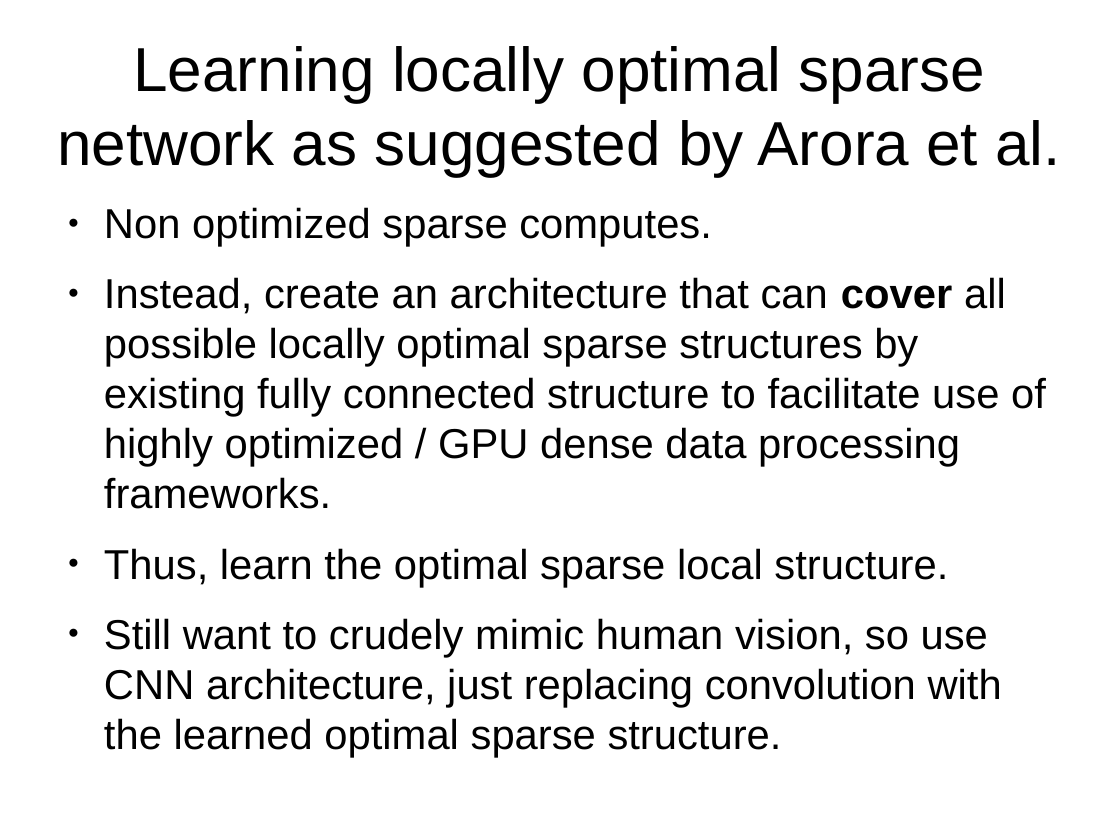
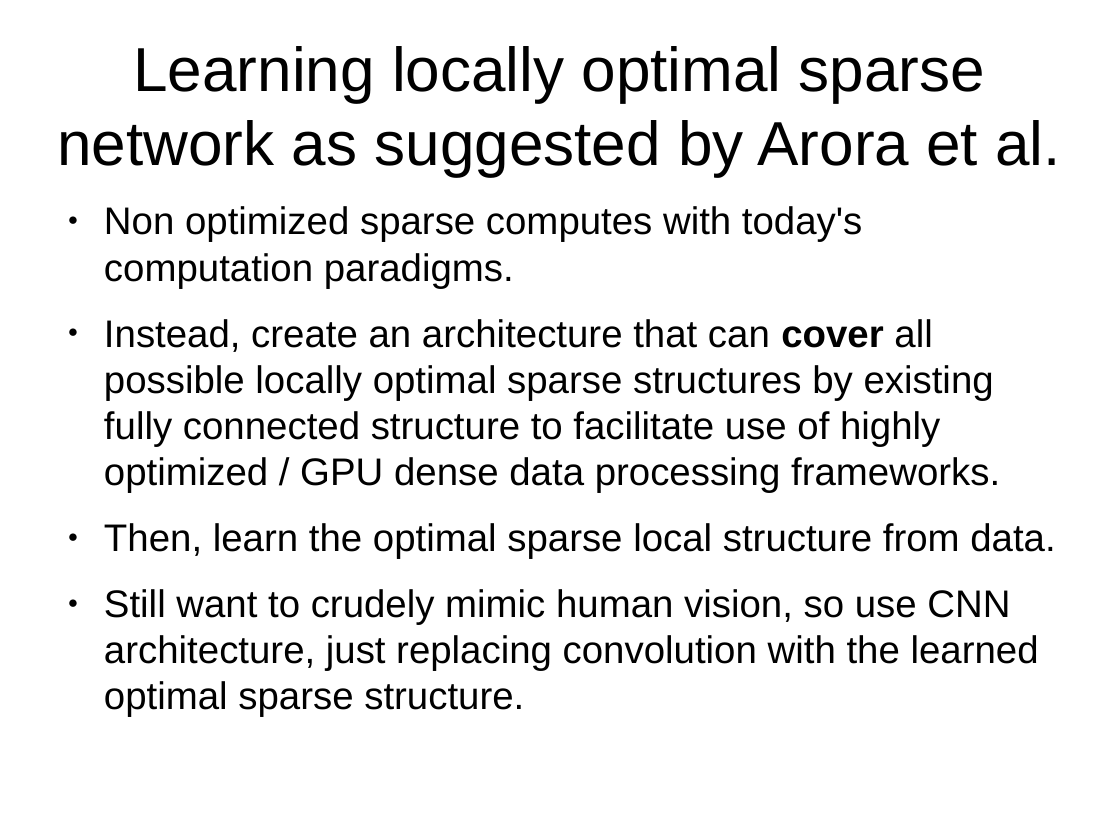
Before and after one commit to indivisibleatom/lectureNotes, a slide deck: slide 11 of sources/Szegedy_Going_Deeper.odp (slide 12 before the commit). Drawn at 1120x840 pixels with LibreOffice and Linux fonts; fonts in the diff are those of the drawing. Boxes give left, top, right and bottom in pixels: in the first picture for what was removed or moved away, otherwise in the second. Text is boxed around its words. In the diff, an @@ line names an element or a change of style, - is before the commit and + after.

```diff
--- a/sources/Szegedy_Going_Deeper.odp
+++ b/sources/Szegedy_Going_Deeper.odp
@@ text at (104,206,862,288): text changed; size 29.6 to 27.2 pt @@
-● Non optimized sparse computes.
+● Non optimized sparse computes with today's computation paradigms.
@@ text at (104,319,1039,671): size 29.6 to 27.2 pt in "Instead, create an architecture that can cover ...", "Still want to crudely mimic human vision, ..." @@
@@ text at (104,523,1055,559): text changed; size 29.6 to 27.2 pt @@
-● Thus, learn the optimal sparse local structure.
+● Then, learn the optimal sparse local structure from data.
```
Also in this commit, not shown: 3 other slides changed, 1 slide removed, 1 other file.
